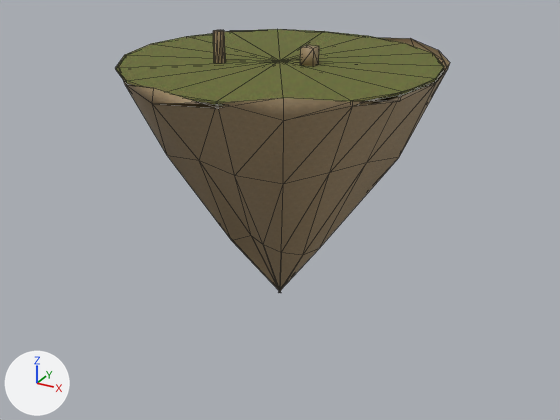
A saved change to the glTF model game/voxario/Eryndor/Assets/Models/valoria/city/sky_island_0.glb.
Both versions are drawn from a 50 mm lens placed at (82.8, -150.4, 39.2), pointed at (-1.2, 2.3, -37.2). The axes (+X, +Y, +Z) are drawn at lower left. The lights are the same throughout. The picture after the commit comes second. Mesh edges are drawn as thin lines. Vertices at exactly the same position are counted once.

Script lines for the objects in view, before the commit:
```python
me_sky_island_0 = bpy.data.meshes.new('sky_island_0')
me_sky_island_0.from_pydata(...)  # 159 vertices, 286 faces; spans x -35.9..36.2, y -37.6..36.5, z -58.8..7.0
# faces by material slot: [162, 72, 52]
me_sky_island_0.materials.append(mat_stone)
me_sky_island_0.materials.append(mat_grass_top)
me_sky_island_0.materials.append(mat_limestone)
ob_sky_island_0 = bpy.data.objects.new('sky_island_0', me_sky_island_0)
ob_sky_island_0.location = (0.0, 0.0, 0.0)
```
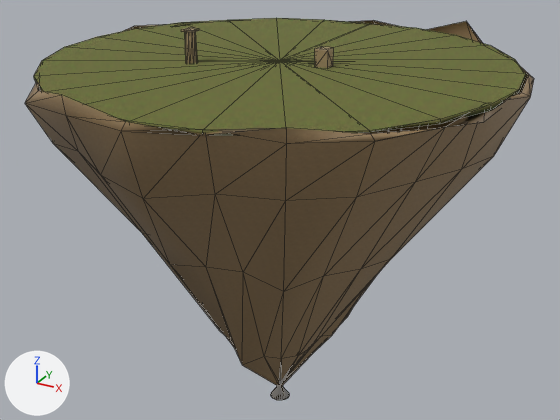
Location of each change, [x1, y1, x2, y2] in pixels of the pictures (560 x 420 px; the box of a moved part takes in the faces that stretch with it):
'sky_island_0', reshaped (52% wider, 45% taller): before [115, 29, 450, 293]; after [25, 18, 534, 400]
part 1 of me_sky_island_0, moved or reshaped: before [300, 45, 319, 66]; after [315, 47, 334, 68]
part 2 of me_sky_island_0, moved or reshaped: before [213, 30, 226, 63]; after [185, 32, 197, 63]
part 3 of me_sky_island_0, added: after [181, 28, 199, 33]
part 4 of me_sky_island_0, rebuilt (54% wider, 45% taller): before [119, 31, 450, 293]; after [25, 20, 534, 400]
part 5 of me_sky_island_0, added (mostly hidden): after [367, 129, 402, 134]
part 6 of me_sky_island_0, built on: before [115, 29, 444, 106]; after [34, 18, 526, 136]

The change, as a diff of the scene's bpy script:
```diff
--- a/game/voxario/Eryndor/Assets/Models/valoria/city/sky_island_0.glb.py
+++ b/game/voxario/Eryndor/Assets/Models/valoria/city/sky_island_0.glb.py
@@ mat_waterfall @@
+mat_waterfall = bpy.data.materials.new('waterfall')
+# nodes: BsdfPrincipled, Mix, OutputMaterial, VertexColor
+# colours: blue #b3cbda, pale blue #e1f1f9, mixed with the vertex colours
@@ mat_island_rock @@
+mat_island_rock = bpy.data.materials.new('island rock')
+# colours: white #e7dfd4, mixed with the vertex colours
+# uses the picture img_image_0
+# uses the picture img_image_1
+# uses the picture img_image_2
@@ me_sky_island_0 @@
 # used by ob_sky_island_0; location = (0.0, 0.0, 0.0)
-me_sky_island_0.from_pydata(...)  # 159 vertices, 286 faces; spans x -35.9..36.2, y -37.6..36.5, z -58.8..7.0
-me_sky_island_0.materials.append(mat_stone)
+me_sky_island_0.from_pydata(...)  # 404 vertices, 698 faces; spans x -55.7..54.8, y -54.7..55.8, z -90.2..7.4
+# me_sky_island_0 part 1: the loose piece of 8 vertices spanning x 5.9..8.9, y -1.5..1.5, z 0.0..4.0 is moved by (3.4, 0.0, 0.0)
+# me_sky_island_0 part 2: the loose piece of 22 vertices spanning x -12.4..-9.8, y -8.6..-6.2, z 0.0..7.0 is moved by (-5.1, -3.4, 0.0)
+# me_sky_island_0 part 3: a new loose piece, a box spanning x -17.65..-14.85, y -12.23..-9.43, z 7.0..7.4, in mat_limestone
+# me_sky_island_0 part 4: the loose piece of 91 vertices spanning x -35.9..36.2, y -37.6..36.5, z -58.8..2.2 is rebuilt with 145 vertices and now spans x -55.7..54.8, y -54.7..55.8, z -90.2..3.9, in mat_island_rock
+# me_sky_island_0 part 5: a new loose piece of 31 vertices spanning x 2.8..21.6, y 11.2..30.7, z -67.1..-18.9, in mat_island_rock
+# me_sky_island_0 part 6
+# 36 vertices are removed from x -35.9..35.9, y -35.4..35.4, z -0.5..0.5
+# 72 faces are deleted
+# 48 vertices are added at x -52.6..52.5, y -52.5..52.5, z -59.6..0.4
+# 6 new vertices lie (0.0, 0.0, 0.6) away from vertices in x -37.2..50.8, y -52.5..50.8, z -0.3
+# 5 new vertices lie (0.0, 0.0, 1.2) away from vertices in x -50.8..50.8, y -50.8..26.3, z -0.6
+# 5 new vertices lie (0.0, 0.0, 1.0) away from vertices in x -52.6..37.2, y -26.3..45.5, z -0.5
+# 96 new faces join them, mat_grass_top
+# 24 new faces join them, mat_waterfall
+# other edits to the shape of me_sky_island_0 do not show in these pictures
 me_sky_island_0.materials.append(mat_grass_top)
 me_sky_island_0.materials.append(mat_limestone)
+me_sky_island_0.materials.append(mat_island_rock)
+me_sky_island_0.materials.append(mat_waterfall)
```
